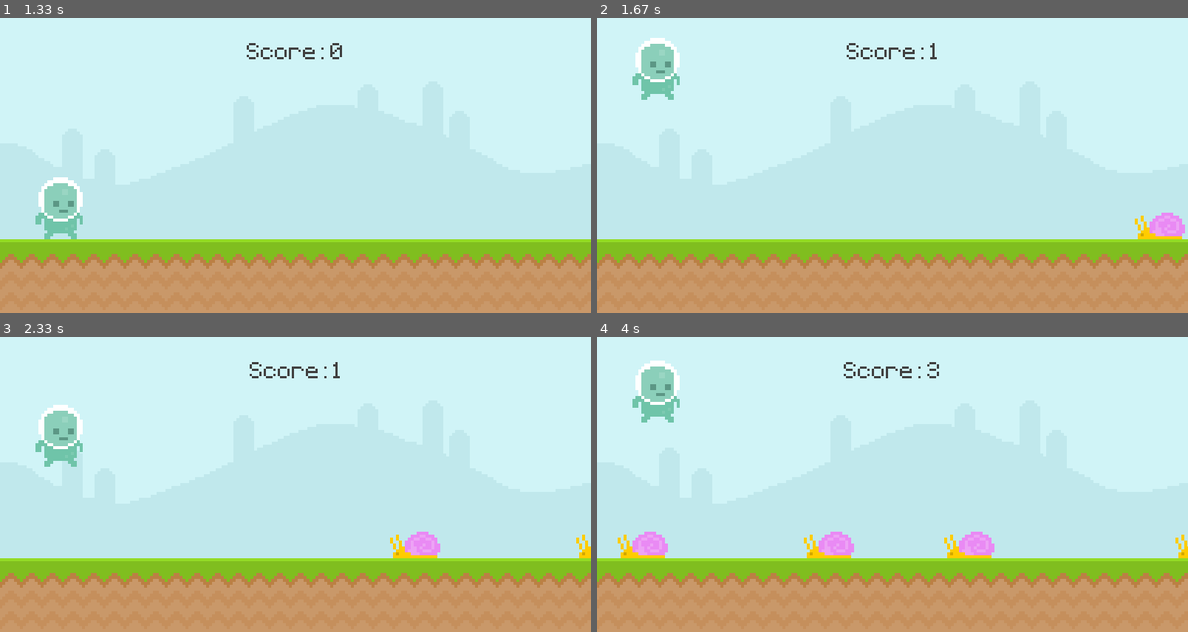
Above: before the commit, frames 1-4 (two rows, left to right).
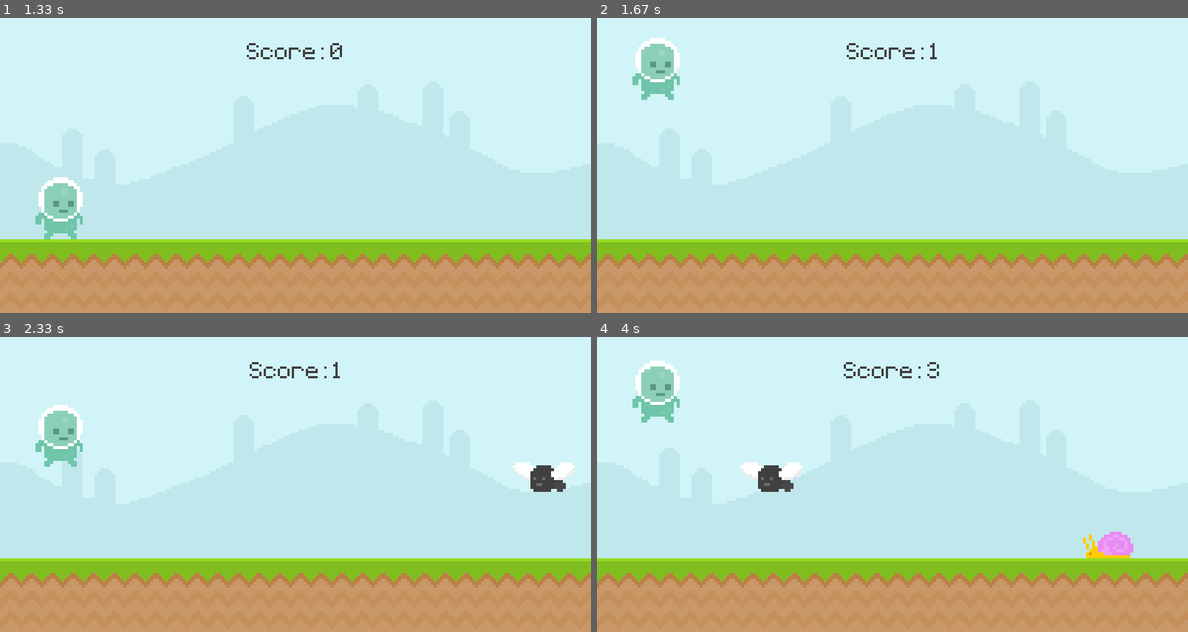
Above: after the commit, the same moments.

Repository: MadMax8930/pygame_runner
Game: pygame game, started from main.py
Two runs of this game, one before a commit and one after it. Both use one fixed random seed, a clock stepped at 60 frames per second and the inputs below.
Inputs:
- Up to frame 1 (1.33 s): tap Space at 0.33, 0.67, 1.07 s
- Up to frame 2 (1.67 s): tap Space at 1.37 s
- Up to frame 3 (2.33 s): tap Space at 1.9, 2.2 s
- Up to frame 4 (4 s): tap Space at 2.97, 3.73 s

Frame 1 is identical in both runs. In frame 2, 0.6% of the frame differs, in the area x 91-100%, y 66-75%; in frame 3, 1.4%; in frame 4, 3.0%, in the area x 3-100%, y 42-75%.

Commit message:
enemy spawn logic

Diff:
--- a/main.py
+++ b/main.py
@@ -1,6 +1,28 @@
 import pygame
 from sys import exit
 from random import randint
+
+def obstacle_movement(obs_list):
+   if obs_list:
+      for obs_rect in obs_list:
+         obs_rect.x -= 5
+
+         if obs_rect.bottom == 300:
+            screen.blit(snail_surface, obs_rect)
+         else:
+            screen.blit(fly_surface, obs_rect)
+
+      # only copy to the list items that are on the screen
+      obs_list = [obs for obs in obs_list if obs.x > -100]
+      return obs_list
+   else: return []
+
+def display_score():
+   current_time = (pygame.time.get_ticks() - start_time) // 1000
+   text_surface = my_font.render(f'Score: {current_time}', False, (64, 64, 64))
+   text_rectangle = text_surface.get_rect(center= (400, 50))
+   screen.blit(text_surface, text_rectangle)
+   return current_time
 
 pygame.init()
 screen = pygame.display.set_mode((800, 400))
@@ -11,13 +33,11 @@
 start_time = 0
 score = 0
 
-# Game screen
+# Game screen & Obstacles
 sky_surface = pygame.image.load('graphics/sky.png').convert()
 ground_surface = pygame.image.load('graphics/ground.png').convert()
-
-# Obstacles
 snail_surface = pygame.image.load('graphics/snail/snail1.png').convert_alpha()
-snail_rectangle = snail_surface.get_rect(bottomright= (600, 300))
+fly_surface = pygame.image.load('graphics/fly/fly1.png').convert_alpha()
 obstacle_list = []
 
 # Player
@@ -25,7 +45,7 @@
 player_rectangle = player_surface.get_rect(midbottom= (80, 300))
 player_gravity = 0
 
-# Intro screen
+# Intro & Game over screen
 player_stand = pygame.image.load('graphics/player/player_stand.png').convert_alpha()
 player_stand = pygame.transform.rotozoom(player_stand, 0, 2) # overwritten
 player_stand_rectangle = player_stand.get_rect(center= (400, 200))
@@ -36,22 +56,7 @@
 
 # Timer
 obstacle_timer = pygame.USEREVENT + 1 # avoid conflicts
-pygame.time.set_timer(obstacle_timer, 900)
-
-def obstacle_movement(obs_list):
-   if obs_list:
-      for obs_rect in obs_list:
-         obs_rect.x -= 5
-         screen.blit(snail_surface, obs_rect)
-      return obs_list
-   else: return []
-
-def display_score():
-   current_time = (pygame.time.get_ticks() - start_time) // 1000
-   text_surface = my_font.render(f'Score: {current_time}', False, (64, 64, 64))
-   text_rectangle = text_surface.get_rect(center= (400, 50))
-   screen.blit(text_surface, text_rectangle)
-   return current_time
+pygame.time.set_timer(obstacle_timer, 1500)
 
 while True:
    for event in pygame.event.get():
@@ -67,12 +72,14 @@
             if event.key == pygame.K_SPACE and player_rectangle.bottom >= 300:
                   player_gravity = -20
          if event.type == obstacle_timer: # spawn obstacles
-            obstacle_list.append(snail_surface.get_rect(bottomright= (randint(900, 1100), 300)))
+            if randint(0, 2 ): # 0 false, 1 true
+               obstacle_list.append(snail_surface.get_rect(bottomright= (randint(900, 1100), 300)))
+            else:
+               obstacle_list.append(fly_surface.get_rect(bottomright= (randint(900, 1100), 210)))
 
       else:
          if event.type == pygame.KEYDOWN and event.key == pygame.K_SPACE:
             game_active = True
-            snail_rectangle.left = 800
             start_time = pygame.time.get_ticks()
 
    if game_active:
@@ -80,11 +87,6 @@
       screen.blit(sky_surface, (0, 0))
       screen.blit(ground_surface, (0, 300))
       score = display_score()
-
-      # Snail
-      # snail_rectangle.x -= 4
-      # if snail_rectangle.right < 0: snail_rectangle.left = 800
-      # screen.blit(snail_surface, snail_rectangle)
 
       # Player
       player_gravity += 1
@@ -96,7 +98,7 @@
       obstacle_list = obstacle_movement(obstacle_list)
 
       # Collision
-      if snail_rectangle.colliderect(player_rectangle): game_active = False
+      # if snail_rectangle.colliderect(player_rectangle): game_active = False
    else:
       # Intro screen
       screen.fill((94, 129 ,162))
